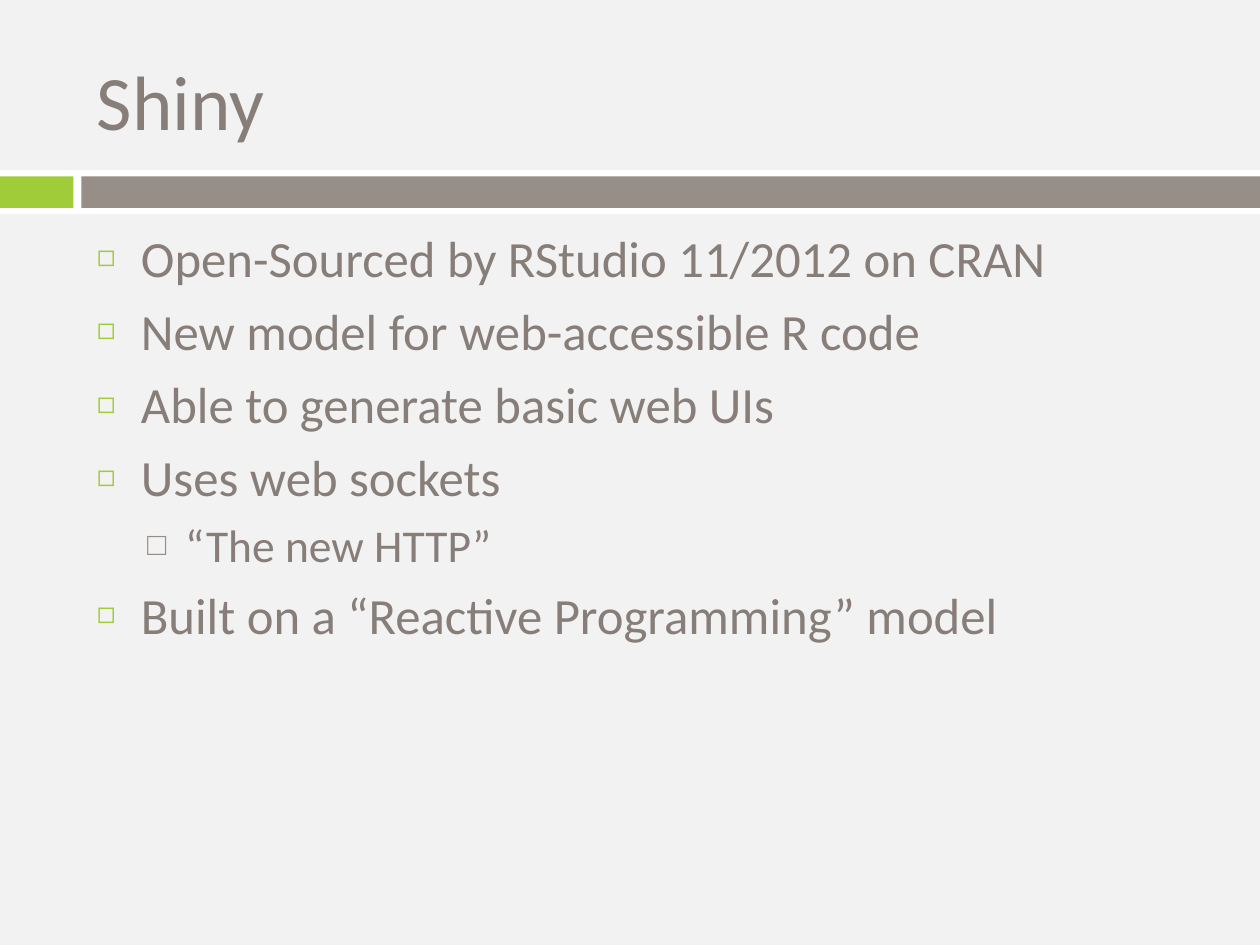
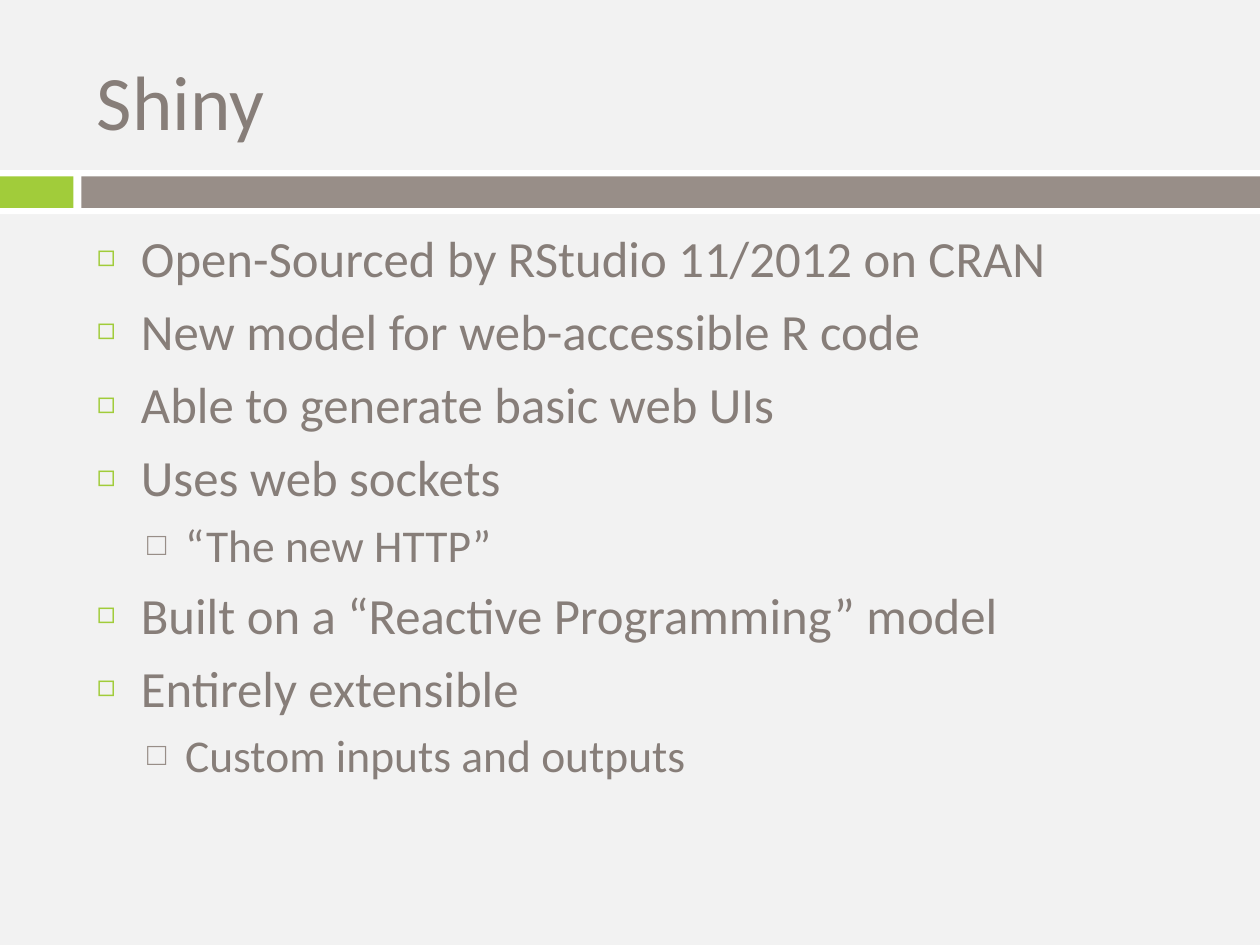
Before and after one commit to trestletech/shiny-sandbox, a slide deck: slide 6 of shiny_introduction.pptx (slide 5 before the commit). Drawn at 1260x945 pixels with LibreOffice and Linux fonts; fonts in the diff are those of the drawing; background and template pictures are left out. Boxes give left, top, right and bottom in pixels: in the first picture for what was removed or moved away, otherwise in the second. Text is boxed around its words. In the diff, an @@ line names an element or a change of style, - is before the commit and + after.

```diff
--- a/shiny_introduction.pptx
+++ b/shiny_introduction.pptx
@@ text at (141,672,685,779): paragraphs added @@
+◻ Entirely extensible
+  □ Custom inputs and outputs
```
Also in this commit, not shown: 5 slides added.
